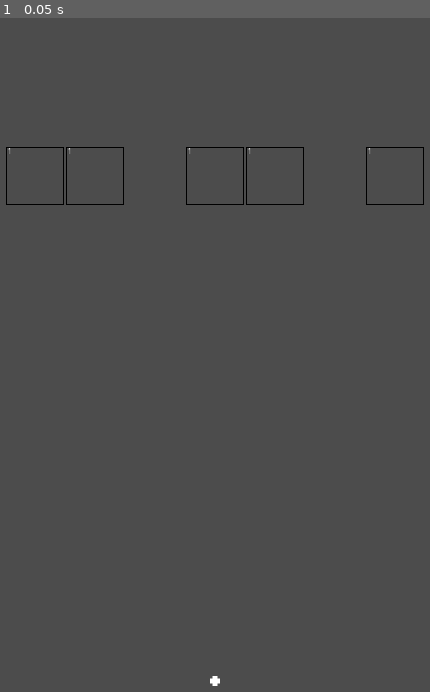
Above: before the commit, frame 1.
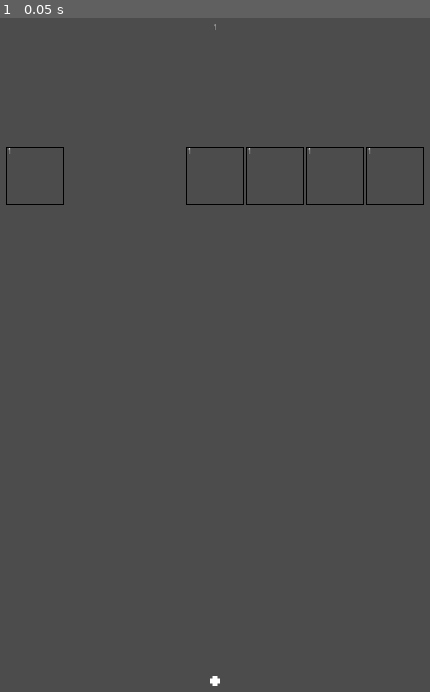
Above: after the commit, the same moment.

Repository: claucambra/BrickBuster
Game: Godot game, scene res://scenes/Board.tscn
Same seed, same stepped clock (60 frames per second), same inputs: the game is played once before the commit and once after it.
Inputs:
- Up to frame 1 (0.05 s): no input

The runs differ from the first frame. In frame 1, 0.2% of the frame differs, in the area x 15-85%, y 0-28%.

Commit message:
Restructuring and refactoring, game now resets when blocks reach launch location

Diff:
--- a/logic/Ball.gd
+++ b/logic/Ball.gd
@@ -17,7 +17,6 @@
 	#pass
 
 func _on_Ball_body_entered(body):
-	print(body.get_name())
 	if body.get_name() == "BottomWall":
 		self.queue_free()
 	if "Brick" in body.get_name():
--- a/logic/Brick.gd
+++ b/logic/Brick.gd
@@ -17,7 +17,6 @@
 
 # Called every frame. 'delta' is the elapsed time since the previous frame.
 func _process(_delta):
-	label.clear()
-	label.add_text(String(health))
-	if health == 0:
+	label.text = String(health)
+	if health <= 0:
 		self.queue_free()
--- a/logic/LaunchInput.gd
+++ b/logic/LaunchInput.gd
@@ -12,19 +12,20 @@
 var score = 1
 var first_click_position = Vector2(0,0)
 var rng = RandomNumberGenerator.new()
+onready var score_label = $MetaArea/HBoxContainer/ScoreLabel
 onready var ball_scene = load("res://scenes/Ball.tscn")
 onready var brick_scene = load("res://scenes/Brick.tscn")
 onready var ball = ball_scene.instance()
-onready var line = get_node("../LaunchLine")
-onready var wait = get_node("../LaunchTimer")
+onready var line = $LaunchLine
+onready var wait = $LaunchTimer
 onready var columns = [
-	get_node("../Column0"),
-	get_node("../Column1"),
-	get_node("../Column2"),
-	get_node("../Column3"),
-	get_node("../Column4"),
-	get_node("../Column5"),
-	get_node("../Column6")
+	$Column0,
+	$Column1,
+	$Column2,
+	$Column3,
+	$Column4,
+	$Column5,
+	$Column6
 ]
 
 func launch_balls(direction, amount):
@@ -57,6 +58,8 @@
 
 # Called every frame. 'delta' is the elapsed time since the previous frame.
 func _process(_delta):
+	score_label.text = String(score)
+
 	var ball_center = ball.position
 	var mouse_position = get_global_mouse_position()
 	var line_direction = first_click_position - mouse_position
@@ -73,12 +76,12 @@
 	# Line drawing and touch place responsibilities
 	update() # Updates _draw func
 	line.visible = false
-	if drag_enabled:
+	if drag_enabled && round_in_progress == false:
 		line.visible = true
 		line.set_point_position(0, ball_center)
 		line.set_point_position(1, line_direction*10000)
 
-	if Input.is_action_just_released("click"): # Defined in input map
+	if Input.is_action_just_released("click") && round_in_progress == false: # Defined in input map
 		drag_enabled = false
 		self.launch_balls(line_direction, score)
 		launched = true
@@ -99,10 +102,12 @@
 						live_brick.current_vert_position
 					)
 				)
+				if live_brick.current_vert_position == 8:
+					get_tree().reload_current_scene()
 		self.new_block_line(score)
 	else:
 		round_in_progress = false
 
 func _draw():
-	if drag_enabled:
+	if drag_enabled && round_in_progress == false:
 		draw_circle(first_click_position, 25, ColorN("black", 0.5))
--- a/scenes/Board.tscn
+++ b/scenes/Board.tscn
@@ -1,6 +1,7 @@
-[gd_scene load_steps=4 format=2]
+[gd_scene load_steps=5 format=2]
 
 [ext_resource path="res://logic/LaunchInput.gd" type="Script" id=1]
+[ext_resource path="res://scenes/MetaArea.tscn" type="PackedScene" id=2]
 
 [sub_resource type="RectangleShape2D" id=1]
 extents = Vector2( 359.589, 8.62341 )
@@ -8,7 +9,15 @@
 [sub_resource type="RectangleShape2D" id=2]
 extents = Vector2( 8, 640 )
 
-[node name="Board" type="Node2D"]
+[node name="Board" type="Control"]
+anchor_right = 1.0
+anchor_bottom = 1.0
+margin_right = -720.0
+margin_bottom = -1280.0
+script = ExtResource( 1 )
+__meta__ = {
+"_edit_use_anchors_": false
+}
 
 [node name="TopWall" type="StaticBody2D" parent="."]
 
@@ -36,47 +45,14 @@
 position = Vector2( -8, 639.719 )
 shape = SubResource( 2 )
 
-[node name="Control" type="Control" parent="."]
-margin_right = 720.0
-margin_bottom = 1280.0
-mouse_default_cursor_shape = 2
-script = ExtResource( 1 )
-__meta__ = {
-"_edit_use_anchors_": false
-}
-
 [node name="LaunchLine" type="Line2D" parent="."]
 width = 5.0
 
 [node name="LaunchTimer" type="Timer" parent="."]
 wait_time = 0.1
 
-[node name="MarginContainer" type="MarginContainer" parent="."]
-anchor_right = 1.0
-margin_right = 720.0
-margin_bottom = 190.0
-custom_constants/margin_right = 20
-custom_constants/margin_top = 20
-custom_constants/margin_left = 20
-custom_constants/margin_bottom = 20
-__meta__ = {
-"_edit_use_anchors_": false
-}
-
-[node name="HBoxContainer" type="HBoxContainer" parent="MarginContainer"]
-margin_left = 20.0
-margin_top = 20.0
-margin_right = 700.0
-margin_bottom = 170.0
-rect_min_size = Vector2( 150, 150 )
-alignment = 1
-
-[node name="ScoreLabel" type="Label" parent="MarginContainer/HBoxContainer"]
-margin_left = 340.0
-margin_right = 340.0
-margin_bottom = 150.0
-size_flags_vertical = 5
-align = 1
+[node name="MetaArea" parent="." instance=ExtResource( 2 )]
+anchor_right = 0.0
 
 [node name="Column0" type="Line2D" parent="."]
 visible = false
--- a/scenes/Brick.tscn
+++ b/scenes/Brick.tscn
@@ -18,7 +18,7 @@
 scale = Vector2( 0.085, 0.085 )
 texture = ExtResource( 1 )
 
-[node name="HealthLabel" type="RichTextLabel" parent="."]
+[node name="HealthLabel" type="Label" parent="."]
 margin_left = -45.0
 margin_top = -46.1224
 margin_right = 44.0
--- /dev/null
+++ b/scenes/Control.tscn
@@ -0,0 +1,12 @@
+[gd_scene load_steps=2 format=2]
+
+[ext_resource path="res://logic/LaunchInput.gd" type="Script" id=1]
+
+[node name="Control" type="Control"]
+margin_right = 720.0
+margin_bottom = 1280.0
+mouse_default_cursor_shape = 2
+script = ExtResource( 1 )
+__meta__ = {
+"_edit_use_anchors_": false
+}
--- /dev/null
+++ b/scenes/MetaArea.tscn
@@ -0,0 +1,27 @@
+[gd_scene format=2]
+
+[node name="MarginContainer" type="MarginContainer"]
+anchor_right = 1.0
+margin_right = 720.0
+margin_bottom = 190.0
+custom_constants/margin_right = 20
+custom_constants/margin_top = 20
+custom_constants/margin_left = 20
+custom_constants/margin_bottom = 20
+__meta__ = {
+"_edit_use_anchors_": false
+}
+
+[node name="HBoxContainer" type="HBoxContainer" parent="."]
+margin_left = 20.0
+margin_top = 20.0
+margin_right = 1420.0
+margin_bottom = 170.0
+rect_min_size = Vector2( 150, 150 )
+alignment = 1
+
+[node name="ScoreLabel" type="Label" parent="HBoxContainer"]
+margin_left = 700.0
+margin_right = 700.0
+margin_bottom = 150.0
+size_flags_vertical = 5
